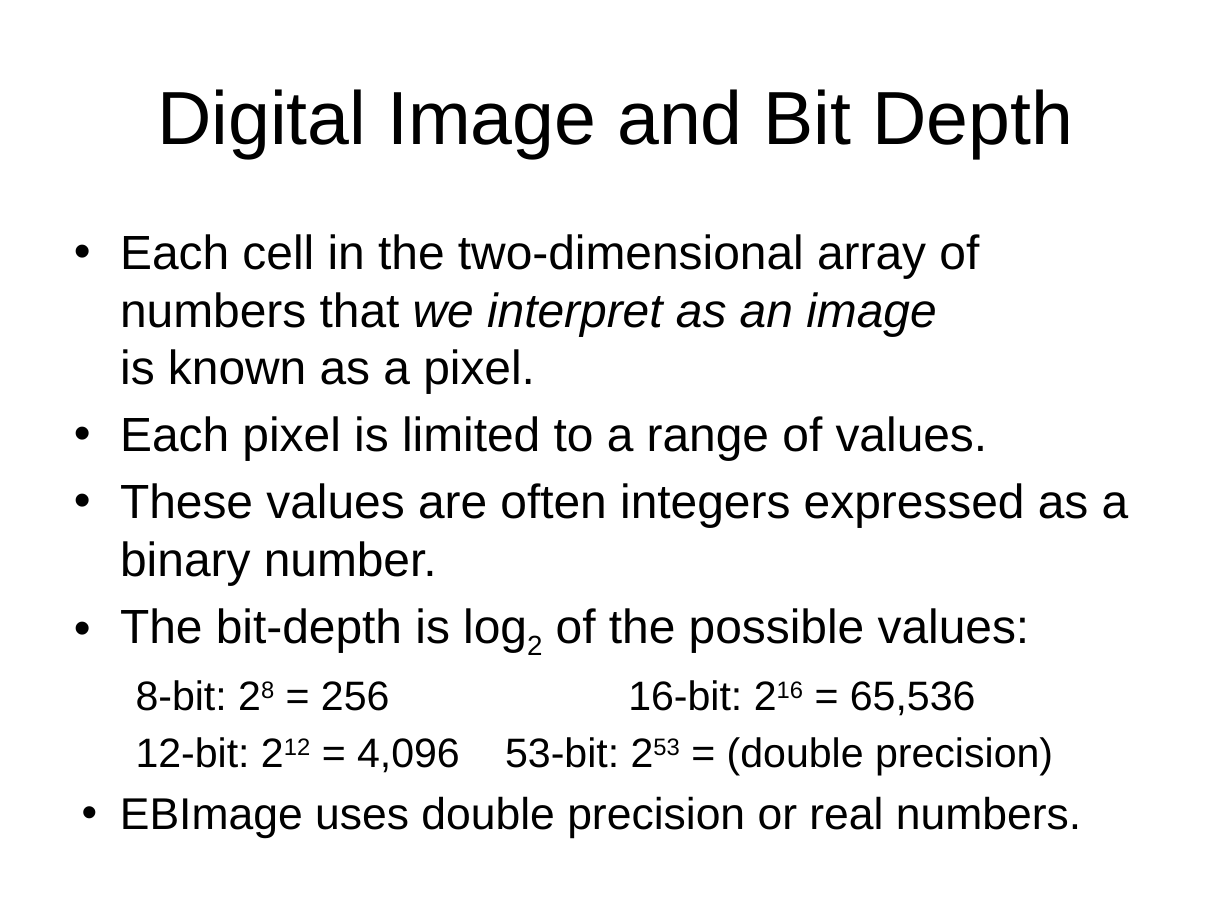
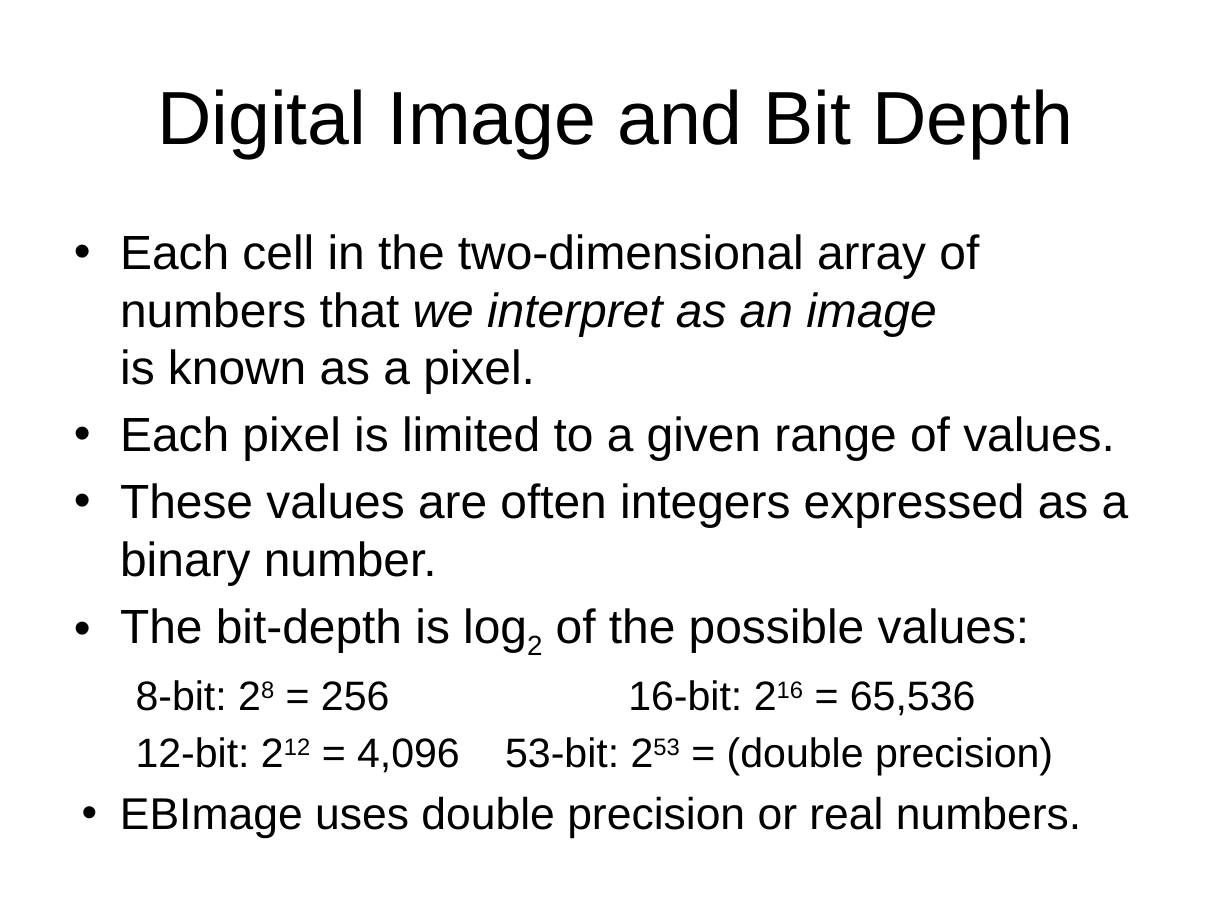
Before and after one commit to ornelles/imaging-talk, a slide deck: slide 3 of R Users group.pptx. Drawn at 1232x924 pixels with LibreOffice and Linux fonts; fonts in the diff are those of the drawing. Boxes give left, top, right and bottom in pixels: in the first picture for what was removed or moved away, otherwise in the second. Text is boxed around its words. In the diff, an @@ line names an element or a change of style, - is before the commit and + after.

```diff
--- a/R Users group.pptx
+++ b/R Users group.pptx
@@ text at <box>120,416,1115,460</box>: text changed @@
-• Each pixel is limited to a range of values.
+• Each pixel is limited to a given range of values.
```
Also in this commit, not shown: 2 other slides changed, 3 other files.
